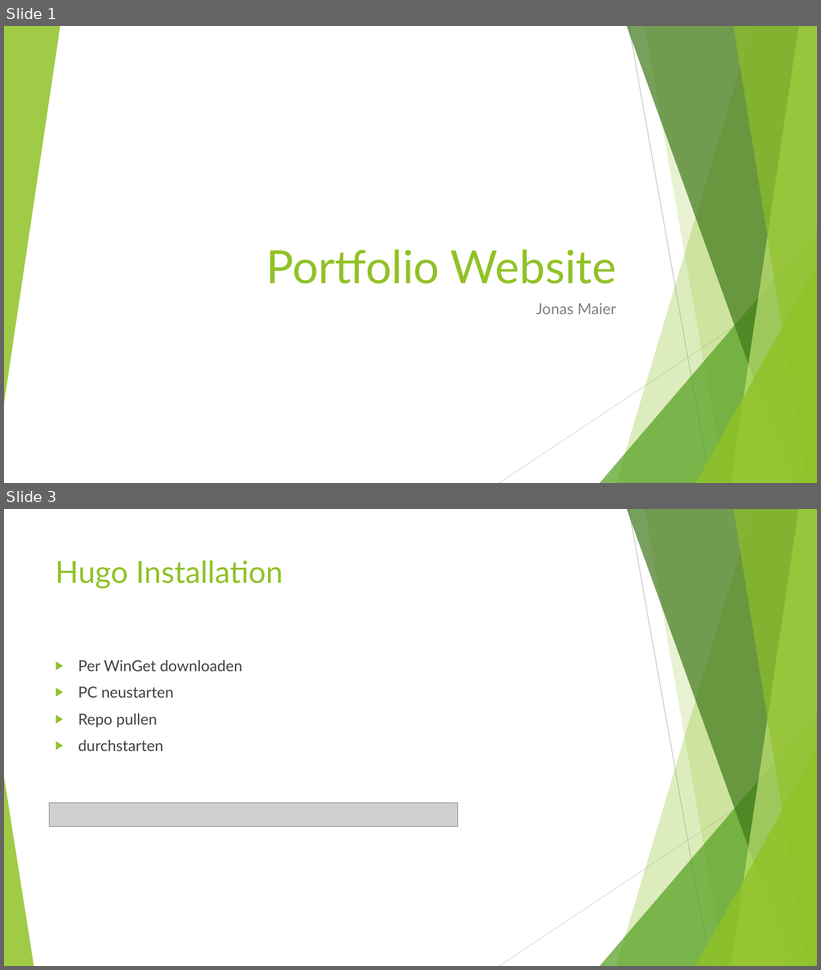
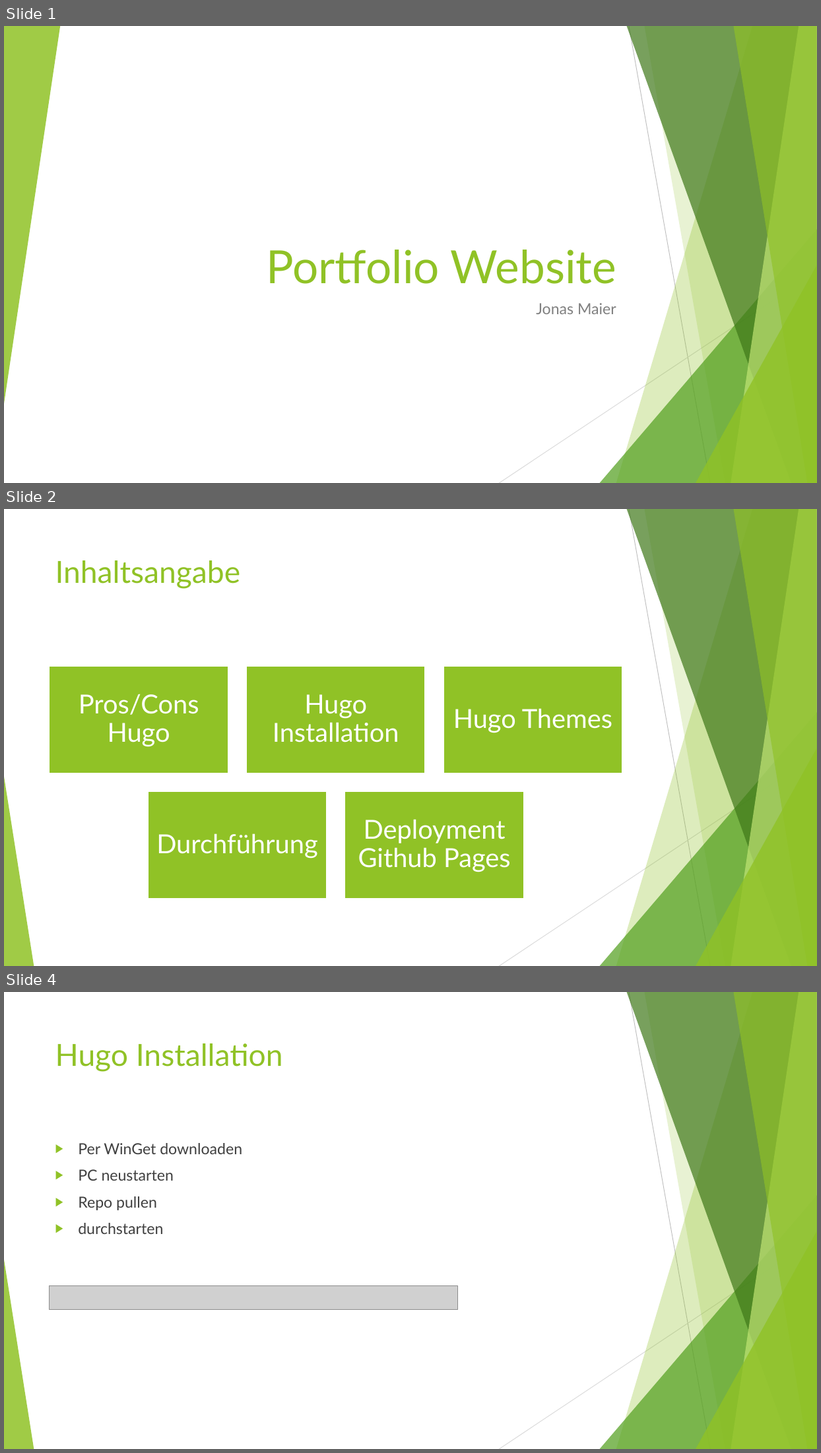
Before and after one commit to huthuthiddeli/aafu, a slide deck: Portfolio_MAIER.pptx. Shown one above the other, each under a label of ours: slides 1 and 3 before the commit, slides 1, 2 and 4 after it; the slides between them are not shown. The pictures are 821x970 and 821x1453 pixels, drawn with LibreOffice and Linux fonts; fonts in the diff are those of the drawing; grey boxes stand for pictures. Boxes give left, top, right and bottom in pixels: in the first picture for what was removed or moved away, otherwise in the second. Text is boxed around its words. In the diff, an @@ line names an element or a change of style, - is before the commit and + after.

```diff
--- a/Portfolio_MAIER.pptx
+++ b/Portfolio_MAIER.pptx
@@ slide 2 added at [4, 509, 817, 966], background #FFFFFF; not listed: 10 template elements that a slide beside it also shows @@
@@ title added at [55, 560, 240, 589], 36 pt, text #90C226 @@
+Inhaltsangabe
@@ group added at [49, 666, 622, 899]: 5 rectangles, 5 texts @@
+Pros/Cons Hugo
+Hugo Installation
+Hugo Themes
+Durchführung
+Deployment Github Pages
@@ what was slide 3 is now slide 4 @@
```
Also in this commit, not shown: 1 slide changed, 5 other files.
